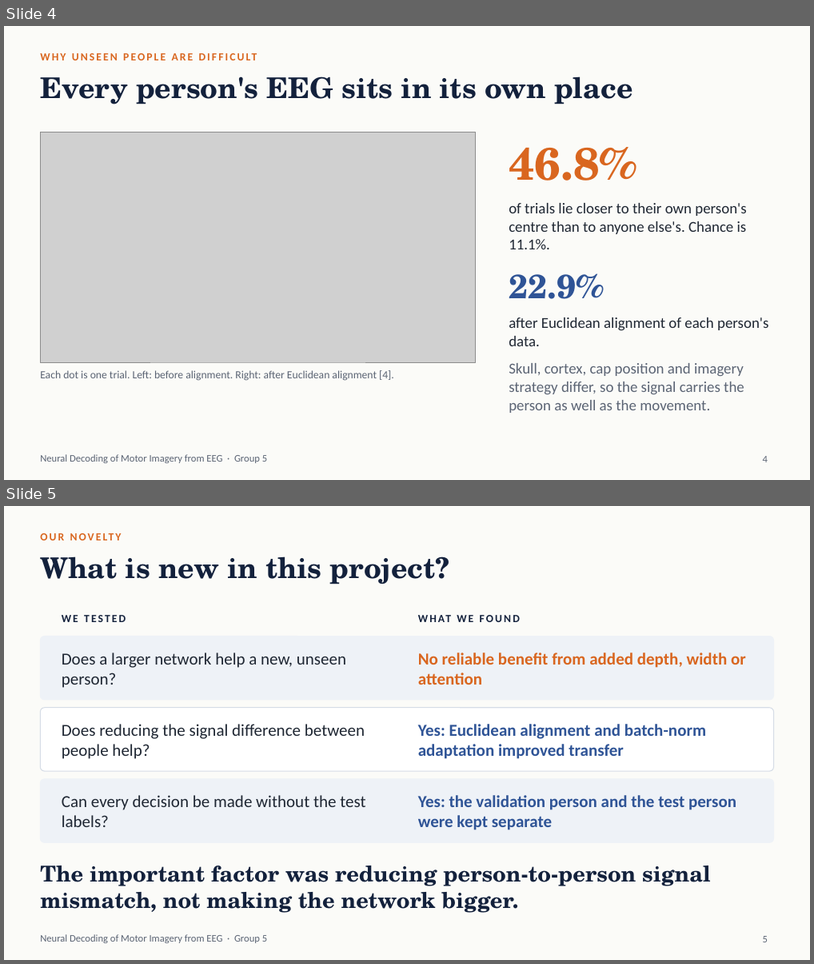
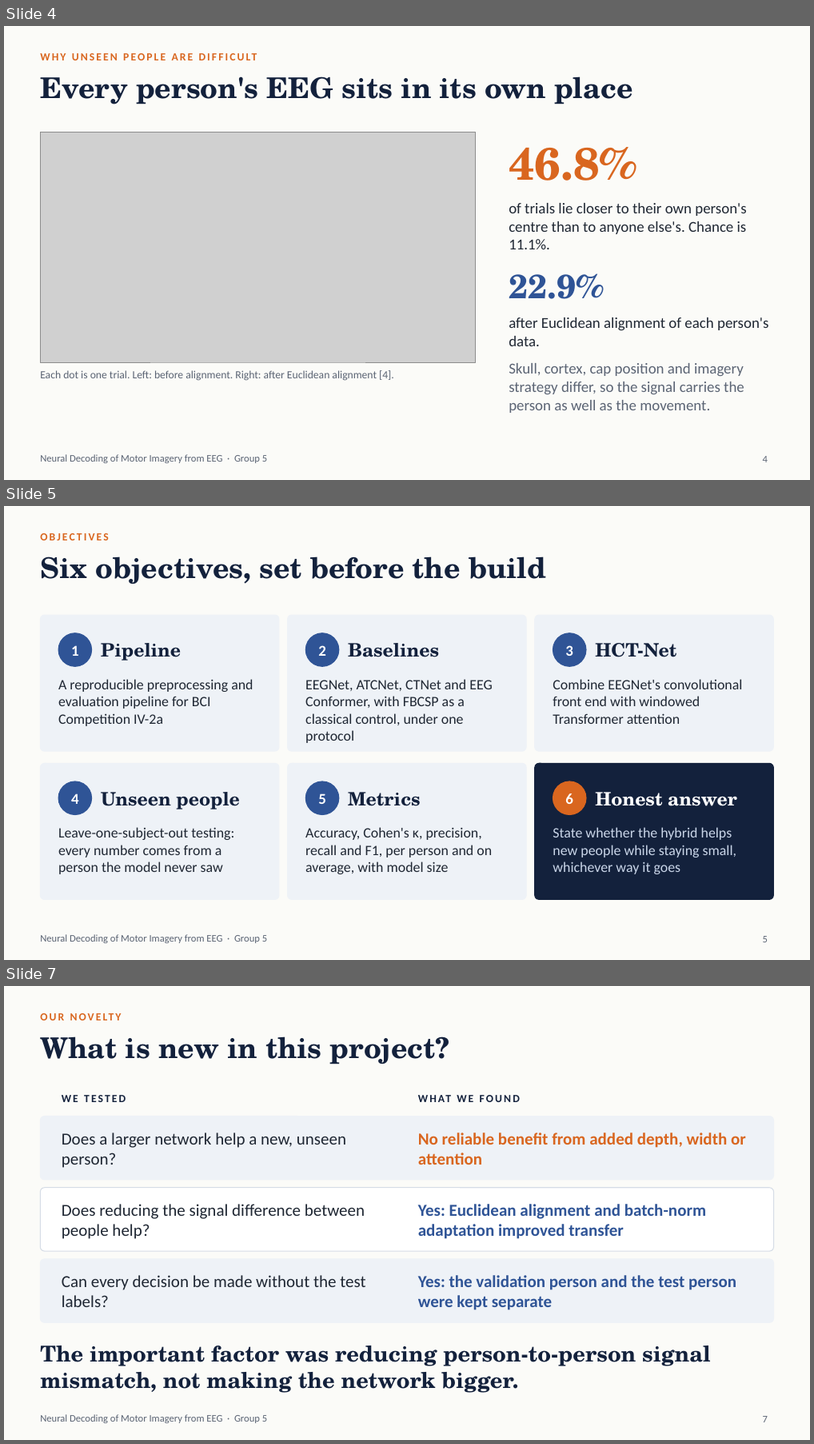
Before and after one commit to sathvikparangi907-web/neural-decoder-eeg-motor-imagery, a slide deck: Neural Decoder using EEG & Motor Imagery/Review3_Final_Presentation.pptx. Shown one above the other, each under a label of ours: slides 4 and 5 before the commit, slides 4, 5 and 7 after it; the slides between them are not shown. The pictures are 814x964 and 814x1444 pixels, drawn with LibreOffice and Linux fonts; fonts in the diff are those of the drawing; grey boxes stand for pictures. Boxes give left, top, right and bottom in pixels: in the first picture for what was removed or moved away, otherwise in the second. Text is boxed around its words. In the diff, an @@ line names an element or a change of style, - is before the commit and + after.

Commit message:
Add objectives and literature survey slides to the final presentation

```diff
--- a/Neural Decoder using EEG & Motor Imagery/Review3_Final_Presentation.pptx
+++ b/Neural Decoder using EEG & Motor Imagery/Review3_Final_Presentation.pptx
@@ slide 5 added at box(4, 506, 810, 960), background #FBFBF8; not listed: 1 template element that a slide beside it also shows @@
@@ text added at box(40, 533, 108, 540), 13 pt, text #D9661F, bold @@
+OBJECTIVES
@@ title added at box(40, 556, 546, 584), 34 pt, text #13213C, bold @@
+Six objectives, set before the build
@@ rounded rectangle added at box(40, 615, 279, 751), fill #EEF2F7, outline #EEF2F7 1 pt @@
@@ rounded rectangle added at box(288, 615, 526, 751), fill #EEF2F7, outline #EEF2F7 1 pt @@
@@ rounded rectangle added at box(535, 615, 774, 751), fill #EEF2F7, outline #EEF2F7 1 pt @@
@@ ellipse added at box(58, 633, 92, 666), fill #2F5496, outline #2F5496 1 pt @@
@@ text added at box(71, 645, 79, 656), 18 pt, text #FFFFFF, bold @@
+1
@@ text added at box(101, 643, 181, 660), 22 pt, text #13213C, bold @@
+Pipeline
@@ ellipse added at box(306, 633, 339, 666), fill #2F5496, outline #2F5496 1 pt @@
@@ text added at box(318, 645, 326, 656), 18 pt, text #FFFFFF, bold @@
+2
@@ text added at box(348, 643, 439, 657), 22 pt, text #13213C, bold @@
+Baselines
@@ ellipse added at box(554, 633, 586, 666), fill #2F5496, outline #2F5496 1 pt @@
@@ text added at box(566, 645, 574, 656), 18 pt, text #FFFFFF, bold @@
+3
@@ text added at box(595, 643, 677, 657), 22 pt, text #13213C, bold @@
+HCT-Net
@@ text added at box(58, 679, 253, 726), 17 pt, text #1F2733 @@
+A reproducible preprocessing and evaluation pipeline for BCI Competition IV-2a
@@ text added at box(306, 679, 493, 743), 17 pt, text #1F2733 @@
+EEGNet, ATCNet, CTNet and EEG Conformer, with FBCSP as a classical control, under one protocol
@@ text added at box(553, 679, 742, 724), 17 pt, text #1F2733 @@
+Combine EEGNet's convolutional front end with windowed Transformer attention
@@ rounded rectangle added at box(40, 763, 279, 900), fill #EEF2F7, outline #EEF2F7 1 pt @@
@@ rounded rectangle added at box(288, 763, 526, 900), fill #EEF2F7, outline #EEF2F7 1 pt @@
@@ rounded rectangle added at box(535, 763, 774, 900), fill #13213C, outline #13213C 1 pt @@
@@ ellipse added at box(58, 781, 92, 815), fill #2F5496, outline #2F5496 1 pt @@
@@ text added at box(71, 793, 79, 804), 18 pt, text #FFFFFF, bold @@
+4
@@ text added at box(101, 792, 239, 809), 22 pt, text #13213C, bold @@
+Unseen people
@@ ellipse added at box(306, 781, 339, 815), fill #2F5496, outline #2F5496 1 pt @@
@@ text added at box(318, 793, 326, 804), 18 pt, text #FFFFFF, bold @@
+5
@@ text added at box(348, 792, 420, 806), 22 pt, text #13213C, bold @@
+Metrics
@@ ellipse added at box(554, 781, 586, 815), fill #D9661F, outline #D9661F 1 pt @@
@@ text added at box(566, 793, 574, 804), 18 pt, text #FFFFFF, bold @@
+6
@@ text added at box(595, 792, 738, 806), 22 pt, text #FFFFFF, bold @@
+Honest answer
@@ text added at box(58, 827, 234, 874), 17 pt, text #1F2733 @@
+Leave-one-subject-out testing: every number comes from a person the model never saw
@@ text added at box(306, 827, 492, 874), 17 pt, text #1F2733 @@
+Accuracy, Cohen's κ, precision, recall and F1, per person and on average, with model size
@@ text added at box(553, 827, 737, 874), 17 pt, text #C9D5E8 @@
+State whether the hybrid helps new people while staying small, whichever way it goes
@@ page number added at box(763, 936, 768, 942), 12 pt, text #5B6474 @@
+5
@@ what was slide 5 is now slide 7 @@
@@ page number at box(763, 1416, 768, 1422): text changed @@
-5
+7
```
Also in this commit, not shown: 2 slides changed, 1 other slide added, 2 other files.
